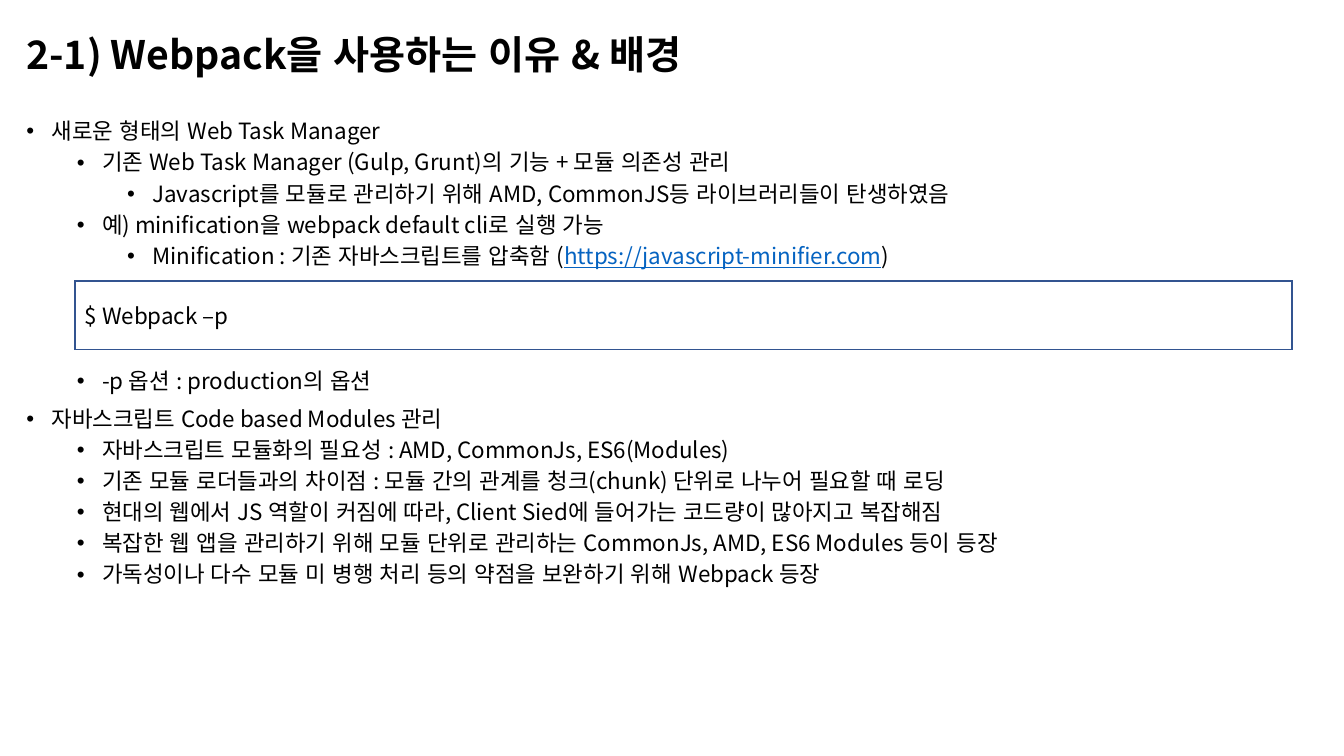
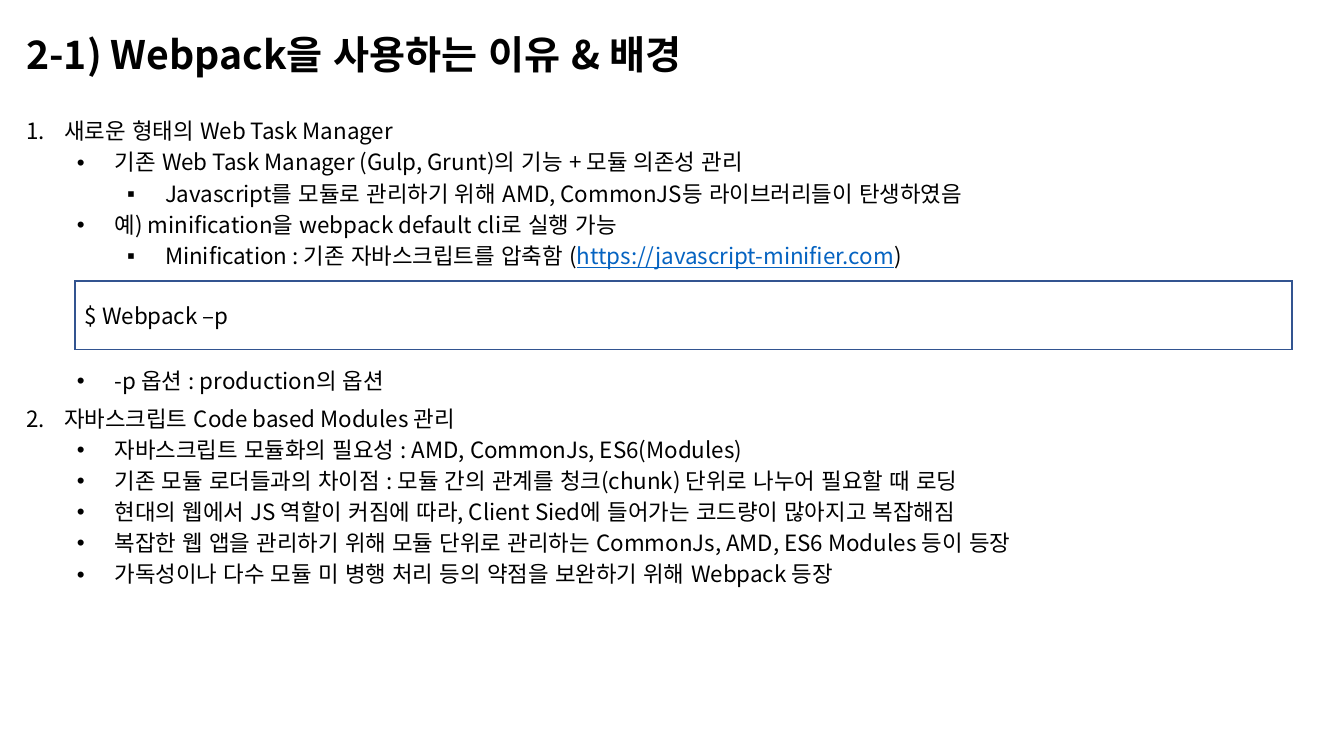
Before and after one commit to n4oah-study/webpack, a slide deck: slide 3 of document/webpack.pptx. Drawn at 1344x756 pixels with LibreOffice and Linux fonts; fonts in the diff are those of the drawing. Boxes give left, top, right and bottom in pixels: in the first picture for what was removed or moved away, otherwise in the second. Text is boxed around its words. In the diff, an @@ line names an element or a change of style, - is before the commit and + after.

Commit message:
webpack pptx 수정

```diff
--- a/document/webpack.pptx
+++ b/document/webpack.pptx
@@ text "새로운 형태의 Web Task Manager" at (64,120,1010,587): bullet • to 1.; indent changed; bullet • to ▪ @@
```
Also in this commit, not shown: 6 other slides changed, 6 slides added, 6 other files.
